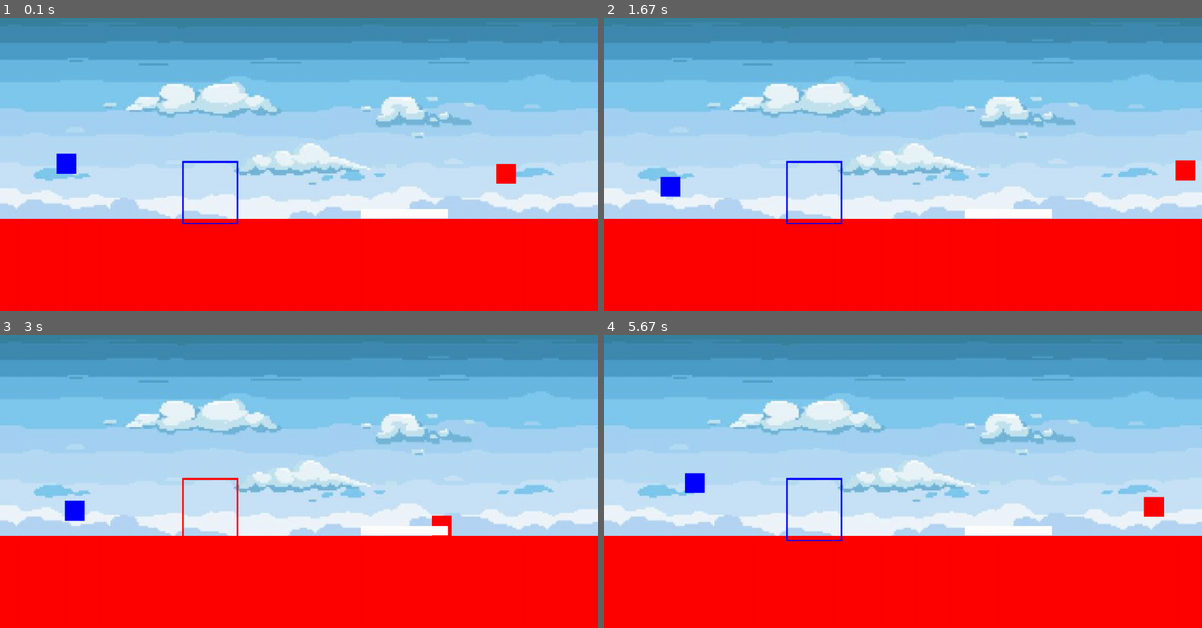
Above: before the commit, frames 1-4 (two rows, left to right).
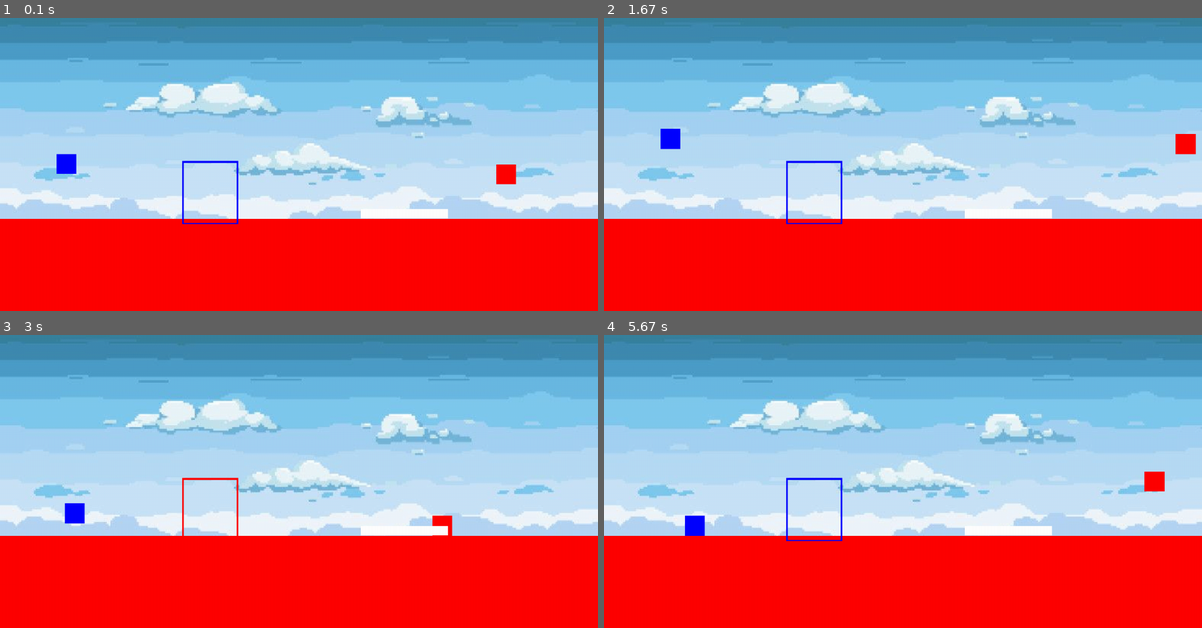
Above: after the commit, the same moments.

Repository: EvannBerthou/PygamePlatformer
Game: pygame game, started from main.py
Two runs of this game, one before a commit and one after it. Both use one fixed random seed, a clock stepped at 60 frames per second and the inputs below.
Inputs:
- Up to frame 1 (0.1 s): no input
- Up to frame 2 (1.67 s): tap Space at 0.33, 0.73, 1.03, 1.23 s; hold Right 0.67-1.13 s; hold Up 1.17-1.47 s
- Up to frame 3 (3 s): hold Left 2-2.53 s; tap Space at 2.07, 2.37, 2.63, 2.93 s; tap D at 2.15 s; hold Left 2.57-2.97 s
- Up to frame 4 (5.67 s): hold Up 3-3.37 s; tap Space at 3.07, 3.47, 3.77, 4.13, 4.43, 4.63, 4.93, 5.13 s; hold Right 3.4-4.03 s; tap D at 3.55, 5.22 s; hold Left 4.07-4.53 s; hold Right 4.57-5.03 s; hold Up 5.07-5.37 s

The runs differ from the first frame. In frame 1, less than 0.1% of the frame differs, in the area x 9-87%, y 46-57%; in frame 2, 1.0%; in frame 3, less than 0.1%; in frame 4, 1.0%, in the area x 13-94%, y 46-69%.

Commit message:
(#142) Modify jumping in order to always jump with same height

Diff:
--- a/main.py
+++ b/main.py
@@ -46,8 +46,7 @@
 
     def run(self):
         while self.running:
-            tick = self.clock.tick()
-            print(self.clock.get_fps())
+            tick = self.clock.tick(60)
 
             keyboard_input = pygame.key.get_pressed()
 
--- a/player.py
+++ b/player.py
@@ -10,8 +10,8 @@
         self.grounded = True
         self.mvt = [0,0]
         self.speed = 0.5
-        self.gravity = 0.5
-        self.jump_force = 1
+        self.gravity = 0.0035
+        self.jump_force = 1.25
 
         self.left_key  = left_key
         self.right_key = right_key
@@ -24,16 +24,16 @@
 
         self.prev_colliders = []
 
-    def move(self):
-        self.rect.x += self.mvt[0]
-        self.rect.y += self.mvt[1]
+    def move(self, dt):
+        self.rect.x += self.mvt[0] * dt
+        self.rect.y += self.mvt[1] * dt
 
     def update(self):
         return
 
     def c_update(self, colliders, keys, dt):
-        self.move()
-        self.mvt[0] = (keys[self.right_key] - keys[self.left_key]) * dt * self.speed
+        self.move(dt)
+        self.mvt[0] = (keys[self.right_key] - keys[self.left_key]) * self.speed
         collisions = self.rect.collidelistall(colliders)
         dx = 0
         dy = 0
@@ -92,10 +92,10 @@
         self.rect.y += dy
 
         if not self.grounded:
-            self.mvt[1] += float(dt / 10) * self.gravity
+            self.mvt[1] += self.gravity * dt
 
         if keys[self.jump_key] and self.grounded:
-            self.mvt[1] -= self.jump_force * dt
+            self.mvt[1] -= self.jump_force
             self.grounded = False
 
 
